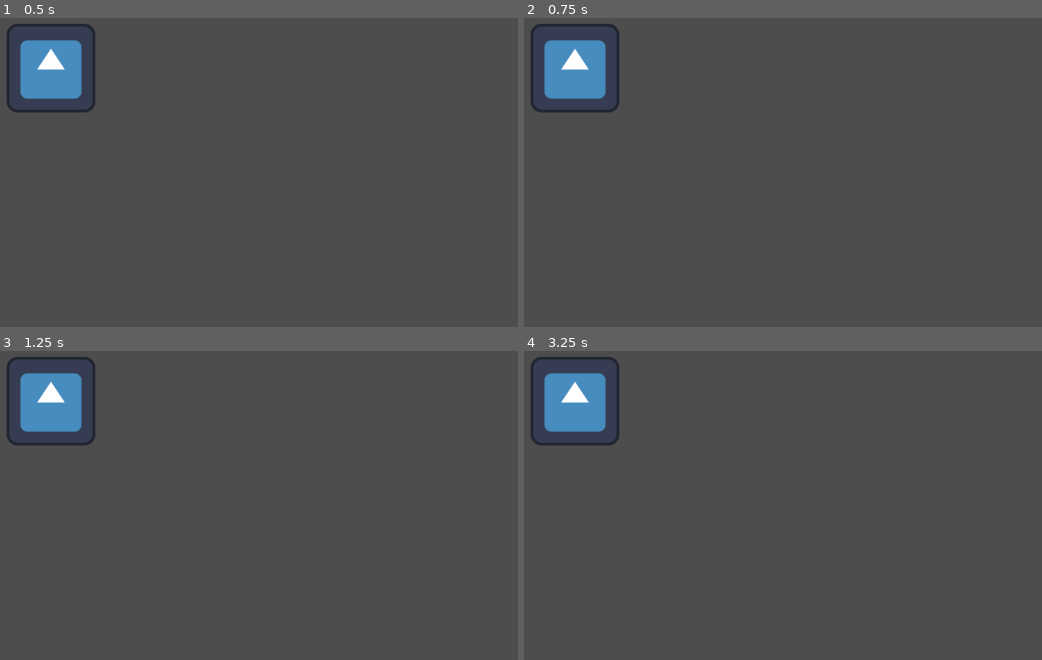
Above: before the commit, frames 1-4 (two rows, left to right).
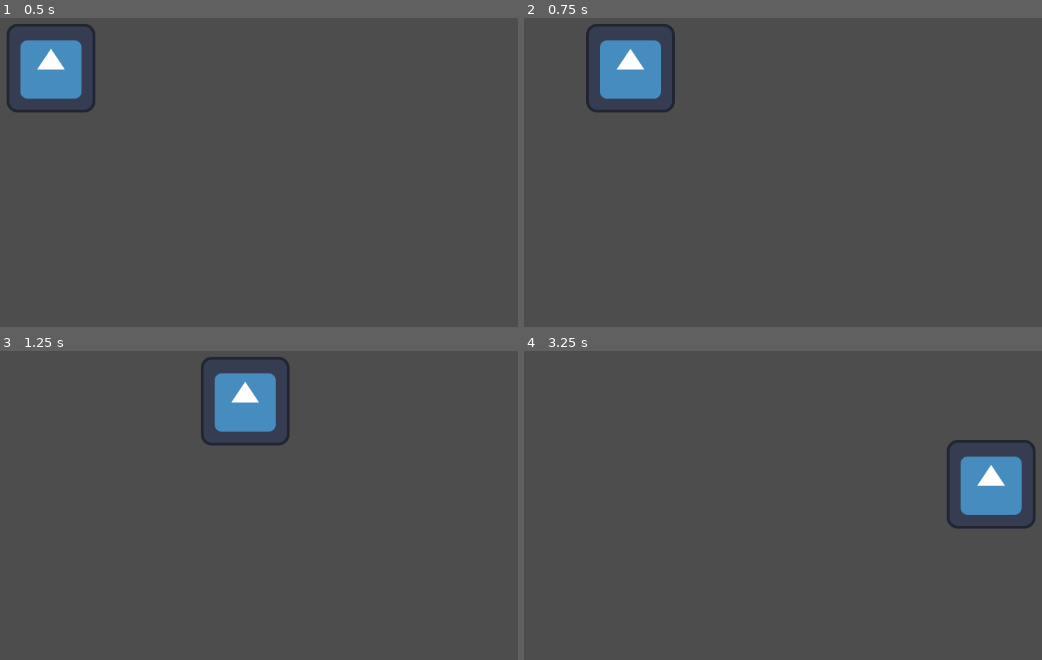
Above: after the commit, the same moments.

Repository: mrjohnlowlevel/cave-game
Game: Godot game, scene res://scenes/main.tscn
The game is run twice, just before and just after one commit, with the same random seed, the same clock (stepped at 60 frames per second) and the same inputs. The engine's default icon, where the game draws it, is replaced by a stand-in: a white triangle on a blue panel in a dark square.
Inputs:
- Up to frame 1 (0.5 s): no input
- Up to frame 2 (0.75 s): tap Enter at 0.5 s; hold D (move_right) from 0.53 s (still down)
- Up to frame 3 (1.25 s): keep holding D (move_right)
- Up to frame 4 (3.25 s): release D (move_right) at 1.28 s; hold S (move_down) 1.28-2.03 s; hold D (move_right) 2.03-2.78 s; hold W (move_up) from 2.78 s (still down)

Frame 1 is identical in both runs. In frame 2, 4.9% of the frame differs, in the area x 1-30%, y 1-31%; in frame 3, 5.8%, in the area x 1-56%, y 1-31%; in frame 4, 5.8%.

Commit message:
added 8-way movement (hidden control flow makes it hard to understand, comment annotations needed soon)

Diff:
--- a/scripts/vin.gd
+++ b/scripts/vin.gd
@@ -1,14 +1,11 @@
 extends CharacterBody2D
 
-func _process(_delta: float) -> void:
-    if Input.is_action_pressed("move_left"):
-        print("Test: left")
+@export var speed: int = 400
 
-    if Input.is_action_pressed("move_right"):
-        print("Test: right")
+func get_input() -> void:
+	var input_direction = Input.get_vector("move_left", "move_right", "move_up", "move_down")
+	self.velocity = input_direction * speed
 
-    if Input.is_action_pressed("move_up"):
-        print("Test: Up")
-
-    if Input.is_action_pressed("move_down"):
-        print("Test: down")
+func _physics_process(_delta) -> void:
+	get_input()
+	move_and_slide()
